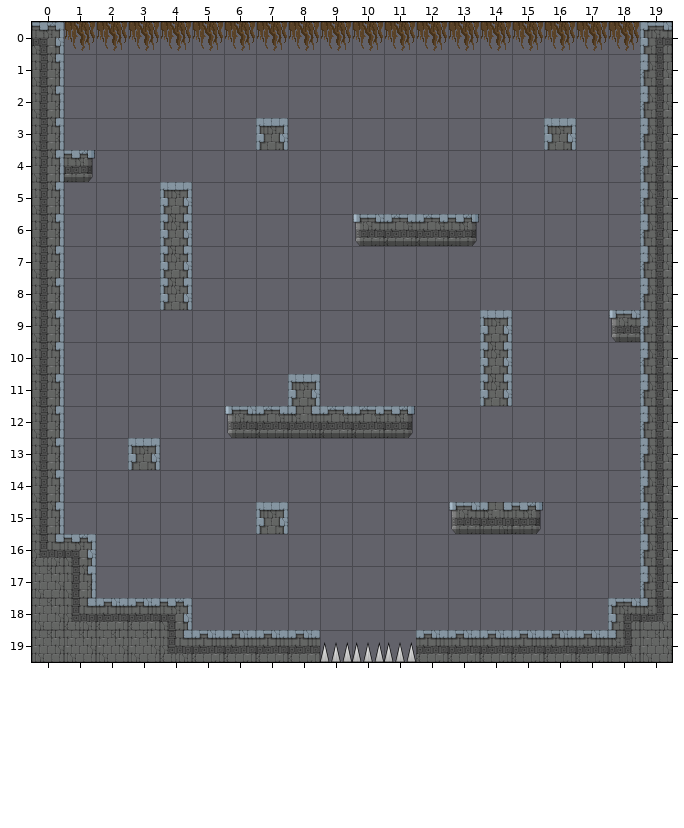
One commit to this Tiled map: assets/tilemaps/joust-alpha-1.tmx. Above, as it was before the edit.
Cells are 64x64 px. Shown: x 0..19, y 0..19.
The same view after the edit:
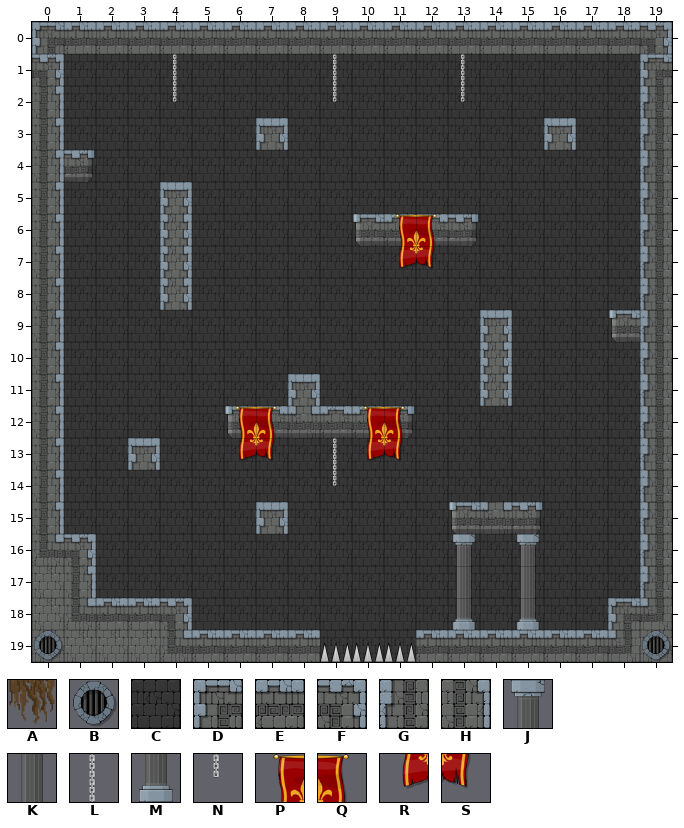
Key: from "skin1-tileset": A 6, B 54, C 64, D 65, E 66, F 67, G 81, H 83, J 101, K 117, L 118, M 133, N 134, P 135, Q 136, R 151, S 152.
_ is an empty cell.
Tiles of an added or newly shown layer are drawn over the layers below it.
Difference:
{"where": "layer \"bg\" (added)"}
{"y":1,"x":1,"old":"__________________","new":"CCCCCCCCCCCCCCCCCC"}
{"y":2,"x":1,"old":"__________________","new":"CCCCCCCCCCCCCCCCCC"}
{"y":3,"x":1,"old":"______","new":"CCCCCC"}
{"y":3,"x":8,"old":"________","new":"CCCCCCCC"}
{"y":3,"x":17,"old":"__","new":"CC"}
{"y":4,"x":1,"old":"__________________","new":"CCCCCCCCCCCCCCCCCC"}
{"y":5,"x":1,"old":"___","new":"CCC"}
{"y":5,"x":5,"old":"______________","new":"CCCCCCCCCCCCCC"}
{"y":6,"x":1,"old":"___","new":"CCC"}
{"y":6,"x":5,"old":"______","new":"CCCCCC"}
{"y":6,"x":13,"old":"______","new":"CCCCCC"}
{"y":7,"x":1,"old":"___","new":"CCC"}
{"y":7,"x":5,"old":"______________","new":"CCCCCCCCCCCCCC"}
{"y":8,"x":1,"old":"___","new":"CCC"}
{"y":8,"x":5,"old":"______________","new":"CCCCCCCCCCCCCC"}
{"y":9,"x":1,"old":"_____________","new":"CCCCCCCCCCCCC"}
{"y":9,"x":15,"old":"____","new":"CCCC"}
{"y":10,"x":1,"old":"_____________","new":"CCCCCCCCCCCCC"}
{"y":10,"x":15,"old":"____","new":"CCCC"}
{"y":11,"x":1,"old":"_______","new":"CCCCCCC"}
{"y":11,"x":9,"old":"_____","new":"CCCCC"}
{"y":11,"x":15,"old":"____","new":"CCCC"}
{"y":12,"x":1,"old":"______","new":"CCCCCC"}
{"y":12,"x":11,"old":"________","new":"CCCCCCCC"}
{"y":13,"x":1,"old":"__","new":"CC"}
{"y":13,"x":4,"old":"_______________","new":"CCCCCCCCCCCCCCC"}
{"y":14,"x":1,"old":"__________________","new":"CCCCCCCCCCCCCCCCCC"}
{"y":15,"x":1,"old":"______","new":"CCCCCC"}
{"y":15,"x":8,"old":"______","new":"CCCCCC"}
{"y":15,"x":15,"old":"____","new":"CCCC"}
{"y":16,"x":2,"old":"____________","new":"CCCCCCCCCCCC"}
{"y":16,"x":15,"old":"____","new":"CCCC"}
{"y":17,"x":2,"old":"____________","new":"CCCCCCCCCCCC"}
{"y":17,"x":15,"old":"____","new":"CCCC"}
{"y":18,"x":5,"old":"_________","new":"CCCCCCCCC"}
{"y":18,"x":15,"old":"___","new":"CCC"}
{"y":19,"x":9,"old":"___","new":"CCC"}
{"where": "layer \"barriers\""}
{"y":0,"x":0,"old":"FAAAAAAAAAAAAAAAAAAD","new":"DEEEEEEEEEEEEEEEEEEF"}
{"y":1,"x":0,"old":"H","new":"F"}
{"y":1,"x":19,"old":"G","new":"D"}
{"where": "layer \"fg\" (added)"}
{"y":1,"x":4,"old":"_","new":"L"}
{"y":1,"x":9,"old":"_","new":"L"}
{"y":1,"x":13,"old":"_","new":"L"}
{"y":2,"x":4,"old":"_","new":"N"}
{"y":2,"x":9,"old":"_","new":"N"}
{"y":2,"x":13,"old":"_","new":"N"}
{"y":6,"x":11,"old":"__","new":"PQ"}
{"y":7,"x":11,"old":"__","new":"RS"}
{"y":12,"x":6,"old":"__","new":"PQ"}
{"y":12,"x":10,"old":"__","new":"PQ"}
{"y":13,"x":6,"old":"__","new":"RS"}
{"y":13,"x":9,"old":"___","new":"LRS"}
{"y":14,"x":9,"old":"_","new":"N"}
{"y":16,"x":13,"old":"___","new":"JCJ"}
{"y":17,"x":13,"old":"___","new":"KCK"}
{"y":18,"x":13,"old":"___","new":"MCM"}
{"y":19,"x":0,"old":"_","new":"B"}
{"y":19,"x":19,"old":"_","new":"B"}
{"label":"changed","picture_box":[32,22,672,662]}
